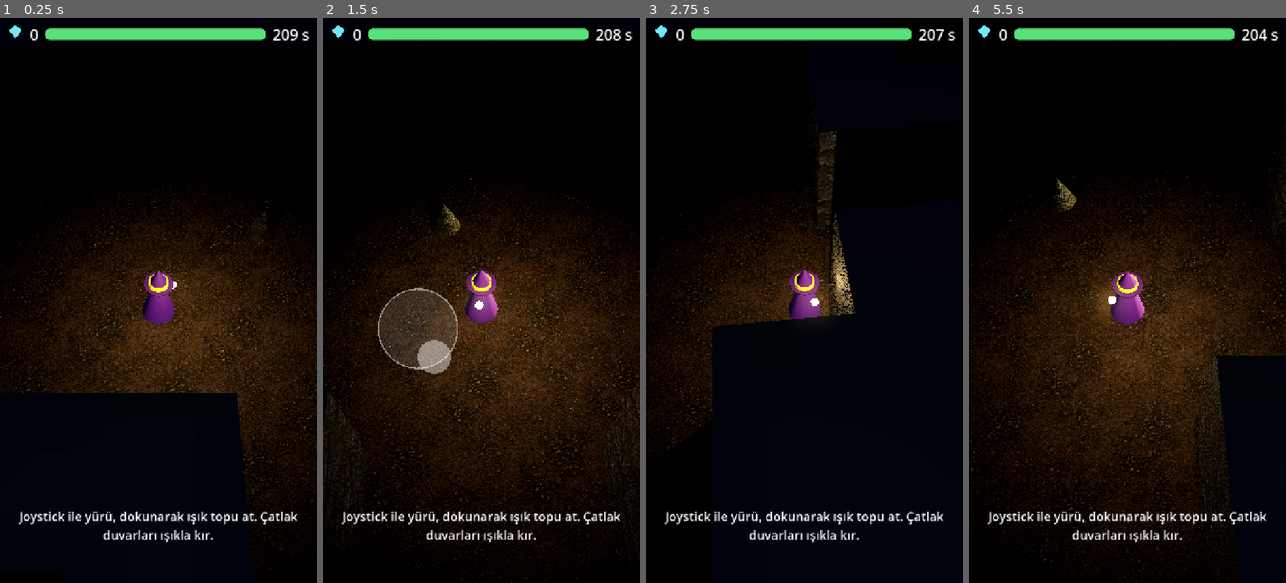
Above: before the commit, frames 1-4 (left to right).
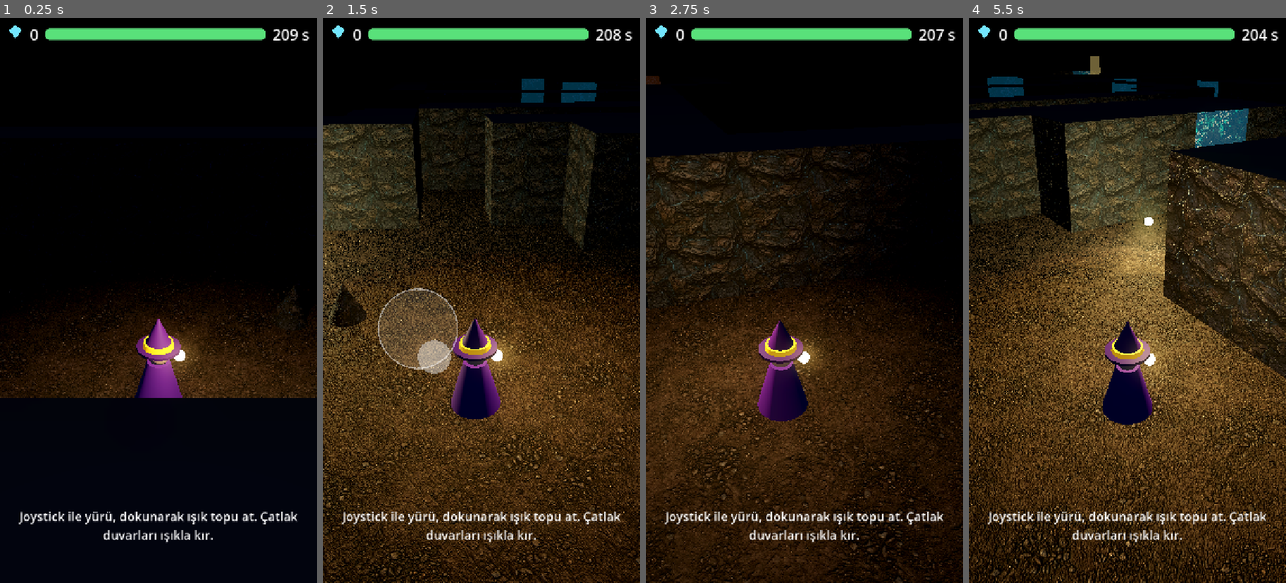
Above: after the commit, the same moments.

Repository: Arda-Avci/cadi-ciragi
Game: Godot game, scene res://main.tscn
Two runs of this game, one before a commit and one after it. Both use one fixed random seed, a clock stepped at 60 frames per second and the inputs below.
Inputs (mouse positions are in pixels of both pictures, inside the frame that each line leads up to):
- Up to frame 1 (0.25 s): no input
- Up to frame 2 (1.5 s): tap Enter at 0.5 s; move the mouse to (551, 272) at 0.52 s; hold D 0.53-1.25 s; click (551, 272) at 0.67 s; drag from (418, 328) to (465, 413) at 1.27 s
- Up to frame 3 (2.75 s): move the mouse to (836, 176) at 2.02 s; hold D from 2.03 s (still down)
- Up to frame 4 (5.5 s): release D at 2.75 s; drag from (1111, 413) to (1032, 215) at 2.77 s; move the mouse to (1222, 385) at 3.52 s; hold A 3.53-4.25 s; drag from (1032, 215) to (1079, 159) at 4.27 s; move the mouse to (1143, 300) at 5.02 s; hold S from 5.03 s (still down); click (1143, 300) at 5.17 s

The runs differ from the first frame. In frame 1, 16% of the frame differs, in the area x 0-100%, y 19-99%; in frame 2, 50%; in frame 3, 47%; in frame 4, 62%, in the area x 0-100%, y 4-100%.

Commit message:
feat: maden arkadan takip kamerası, parçalı mesh (yanıp sönme düzeltmesi), Godot logosu yok; düşman/boss can yenilemesi azaltıldı

Diff:
--- a/godot_mine/main.gd
+++ b/godot_mine/main.gd
@@ -39,6 +39,8 @@
 var cast_cd := 0.0
 var shake := 0.0
 var quota := QUOTA
+var yaw := 0.0                         # kahraman/kamera yönü (0 = -Z)
+var auto_dir := Vector3.ZERO
 var exit_label: Label3D
 var need_cd := 0.0
 var riding = null                      # binilen maden arabası
@@ -108,7 +110,7 @@
 	_make_player()
 	if debug_room >= 0:
 		player.position = _cell_pos(_center(rooms[mini(debug_room, rooms.size() - 1)]))
-		cam.global_position = player.position + Vector3(0, 13.0, 8.5)
+		cam.global_position = player.position + Vector3(0, 6.0, 6.8)
 	_make_light_pool()
 	_place_content()
 	_make_hud()
@@ -268,14 +270,7 @@
 			st.add_vertex(tri[k])
 
 func _build_level() -> void:
-	var st_floor := SurfaceTool.new()
-	st_floor.begin(Mesh.PRIMITIVE_TRIANGLES)
-	var st_wall := SurfaceTool.new()
-	st_wall.begin(Mesh.PRIMITIVE_TRIANGLES)
-	var st_ore := SurfaceTool.new()
-	st_ore.begin(Mesh.PRIMITIVE_TRIANGLES)
-	var st_top := SurfaceTool.new()
-	st_top.begin(Mesh.PRIMITIVE_TRIANGLES)
+	sts.clear()
 	var body := StaticBody3D.new()
 	add_child(body)
 	var u := S / 4.0
@@ -286,7 +281,7 @@
 			var x1 := x0 + S
 			var z1 := z0 + S
 			if _is_floor(x, z):
-				_face(st_floor, Vector3(x0, 0, z1), Vector3(x1, 0, z1), Vector3(x1, 0, z0), Vector3(x0, 0, z0), Vector3.UP, Vector2(x * u, (z + 1) * u), Vector2((x + 1) * u, (z + 1) * u), Vector2((x + 1) * u, z * u), Vector2(x * u, z * u))
+				_face(_st("floor", x, z), Vector3(x0, 0, z1), Vector3(x1, 0, z1), Vector3(x1, 0, z0), Vector3(x0, 0, z0), Vector3.UP, Vector2(x * u, (z + 1) * u), Vector2((x + 1) * u, (z + 1) * u), Vector2((x + 1) * u, z * u), Vector2(x * u, z * u))
 				continue
 			var near_floor := false
 			# kuzey (z-) komşu zemin ise kuzey yüz: normal -z... yüz, zemine bakar
@@ -294,7 +289,7 @@
 			for d in dirs:
 				if _is_floor(x + d.x, z + d.y):
 					near_floor = true
-					var st: SurfaceTool = st_ore if rng.randf() < 0.07 else st_wall
+					var st: SurfaceTool = _st("ore" if rng.randf() < 0.07 else "wall", x, z)
 					var vu0 := (x + z) * u
 					if d == Vector2i(0, -1):   # zemin kuzeyde: duvarın kuzey yüzü
 						_face(st, Vector3(x1, 0, z0), Vector3(x0, 0, z0), Vector3(x0, WALL_H, z0), Vector3(x1, WALL_H, z0), Vector3(0, 0, -1), Vector2(vu0 + u, 1), Vector2(vu0, 1), Vector2(vu0, 0), Vector2(vu0 + u, 0))
@@ -305,7 +300,7 @@
 					else:                      # doğu yüz
 						_face(st, Vector3(x1, 0, z1), Vector3(x1, 0, z0), Vector3(x1, WALL_H, z0), Vector3(x1, WALL_H, z1), Vector3(1, 0, 0), Vector2(vu0, 1), Vector2(vu0 + u, 1), Vector2(vu0 + u, 0), Vector2(vu0, 0))
 			if near_floor:
-				_face(st_top, Vector3(x0, WALL_H, z1), Vector3(x1, WALL_H, z1), Vector3(x1, WALL_H, z0), Vector3(x0, WALL_H, z0), Vector3.UP, Vector2(0, 1), Vector2(1, 1), Vector2(1, 0), Vector2(0, 0))
+				_face(_st("top", x, z), Vector3(x0, WALL_H, z1), Vector3(x1, WALL_H, z1), Vector3(x1, WALL_H, z0), Vector3(x0, WALL_H, z0), Vector3.UP, Vector2(0, 1), Vector2(1, 1), Vector2(1, 0), Vector2(0, 0))
 				var cs := CollisionShape3D.new()
 				var bs := BoxShape3D.new()
 				bs.size = Vector3(S, WALL_H, S)
@@ -319,12 +314,25 @@
 	fcs.shape = fshape
 	fcs.position = Vector3(GW * S * 0.5, -0.2, GH * S * 0.5)
 	body.add_child(fcs)
-	_add_surface(st_floor, "floor")
-	_add_surface(st_wall, "wall")
-	_add_surface(st_ore, "ore")
-	_add_surface(st_top, "top")
+	_flush_surfaces()
 	_make_secrets()
 	_make_exit()
+
+const CHUNK := 4
+var sts := {}
+
+func _st(mat_name: String, x: int, z: int) -> SurfaceTool:
+	var key := "%s|%d|%d" % [mat_name, x / CHUNK, z / CHUNK]
+	if not sts.has(key):
+		var st := SurfaceTool.new()
+		st.begin(Mesh.PRIMITIVE_TRIANGLES)
+		sts[key] = st
+	return sts[key]
+
+func _flush_surfaces() -> void:
+	for key in sts.keys():
+		_add_surface(sts[key], String(key).split("|")[0])
+	sts.clear()
 
 func _add_surface(st: SurfaceTool, mat_name: String) -> void:
 	st.generate_tangents()
@@ -515,6 +523,8 @@
 	lantern.light_energy = 2.0
 	lantern.omni_range = 8.5
 	lantern.shadow_enabled = true
+	lantern.shadow_bias = 0.06
+	lantern.shadow_normal_bias = 1.2
 	lantern.position = Vector3(0.6, 2.6, 0.9)
 	player.add_child(lantern)
 	for mi in model.get_children():
@@ -522,14 +532,14 @@
 			mi.cast_shadow = GeometryInstance3D.SHADOW_CASTING_SETTING_OFF
 	add_child(player)
 	cam = Camera3D.new()
-	cam.fov = 58.0
+	cam.fov = 66.0
 	cam.far = 90.0
 	add_child(cam)
-	cam.global_position = player.global_position + Vector3(0, 13.0, 8.5)
-	cam.look_at(player.global_position, Vector3.UP)
+	cam.global_position = player.global_position + Vector3(0, 6.0, 6.8)
+	cam.look_at(player.global_position + Vector3(0, 0.5, -3.0), Vector3.UP)
 
 func _make_light_pool() -> void:
-	for i in range(5):
+	for i in range(3):
 		var l := OmniLight3D.new()
 		l.light_color = Color(1.0, 0.92, 0.65)
 		l.light_energy = 0.0
@@ -625,11 +635,6 @@
 	nk.material_override = mats["metal"]
 	nk.position = Vector3(0, 0.28, 0)
 	n.add_child(nk)
-	var l := OmniLight3D.new()
-	l.light_color = Color(1, 0.4, 0.9)
-	l.light_energy = 0.6
-	l.omni_range = 3.5
-	n.add_child(l)
 	add_child(n)
 	pickups.append({"node": n, "kind": "potion", "taken": false, "ph": rng.randf() * 6.0})
 
@@ -663,12 +668,6 @@
 		band.material_override = mats["metal"]
 		band.position = Vector3(sx, 0.34, 0)
 		n.add_child(band)
-	var gl := OmniLight3D.new()
-	gl.light_color = Color(1, 0.8, 0.4)
-	gl.light_energy = 0.35
-	gl.omni_range = 3.0
-	gl.position = Vector3(0, 0.8, 0)
-	n.add_child(gl)
 	add_child(n)
 	pickups.append({"node": n, "kind": "chest", "taken": false, "ph": 0.0})
 
@@ -903,10 +902,11 @@
 func _ground_point(screen: Vector2) -> Vector3:
 	var o := cam.project_ray_origin(screen)
 	var d := cam.project_ray_normal(screen)
-	if absf(d.y) < 0.001:
-		return player.global_position + Vector3(0, 0, -5)
+	var fwd := Vector3(-sin(yaw), 0, -cos(yaw))
+	if d.y > -0.02:
+		return player.global_position + fwd * 12.0
 	var t_hit := -o.y / d.y
-	return o + d * t_hit
+	return o + d * minf(t_hit, 40.0)
 
 func cast_toward_screen(screen: Vector2) -> void:
 	if finished or cast_cd > 0.0:
@@ -970,8 +970,7 @@
 	if d.length() < 0.9:
 		auto_path.pop_front()
 		return
-	var v := d.normalized()
-	stick_vec = Vector2(v.x, v.z)
+	auto_dir = d.normalized()
 	# yakındaki yaratığa ışık topu
 	var best = null
 	var bd := 9.0
@@ -999,22 +998,27 @@
 	flash_rect.color.a = maxf(0.0, flash_rect.color.a - dt * 1.6)
 	# oyuncu hareketi
 	if riding == null:
-		var mv := _move_vec()
+		var inp := _move_vec()          # x: dön (sağ +), z: geri (+) / ileri (-)
 		var spd := 6.2
-		player.velocity = Vector3(mv.x * spd, 0, mv.z * spd)
+		if debug_auto and auto_dir.length() > 0.01:
+			var want := atan2(-auto_dir.x, -auto_dir.z)
+			yaw = lerp_angle(yaw, want, minf(1.0, dt * 8.0))
+			inp = Vector3(0, 0, -1.0 if absf(angle_difference(yaw, want)) < 0.6 else 0.0)
+		else:
+			yaw -= inp.x * 2.3 * dt
+		var fwd := Vector3(-sin(yaw), 0, -cos(yaw))
+		var along := -inp.z
+		player.velocity = fwd * along * (spd if along > 0.0 else spd * 0.6)
 		player.move_and_slide()
 		player.global_position.y = 0.0
-		if mv.length() > 0.1:
-			var m: Node3D = player.get_node("Model")
-			m.rotation.y = lerp_angle(m.rotation.y, atan2(mv.x, mv.z) + PI, minf(1.0, dt * 12.0))
-			m.position.y = absf(sin(elapsed * 12.0)) * 0.05
+		var m: Node3D = player.get_node("Model")
+		m.rotation.y = lerp_angle(m.rotation.y, yaw, minf(1.0, dt * 14.0))
+		m.position.y = absf(sin(elapsed * 12.0)) * 0.05 if absf(along) > 0.1 else 0.0
 		_check_cart()
 	else:
 		_update_ride(dt)
 	# kamera
-	var target := player.global_position + Vector3(0, 13.0, 8.5)
-	cam.global_position = cam.global_position.lerp(target, minf(1.0, dt * 6.0)) + Vector3(randf_range(-1, 1), 0, randf_range(-1, 1)) * shake * 0.12
-	cam.look_at(player.global_position + Vector3(0, 0.5, 0), Vector3.UP)
+	_update_camera(dt)
 	_update_orbs(dt)
 	_update_lights(dt)
 	_update_pickups(dt)
@@ -1024,6 +1028,20 @@
 		finish("dead")
 	elif elapsed >= MAX_TIME:
 		finish("dark")
+
+func _update_camera(dt: float) -> void:
+	# arkadan ve hafif yukarıdan takip kamerası: duvara girmesin diye oyuncudan kameraya ışın atılır
+	var head := player.global_position + Vector3(0, 1.6, 0)
+	var back := Vector3(sin(yaw), 0, cos(yaw))
+	var desired := head + back * 6.8 + Vector3(0, 4.4, 0)
+	var q := PhysicsRayQueryParameters3D.create(head, desired)
+	q.collision_mask = 1
+	var r := get_world_3d().direct_space_state.intersect_ray(q)
+	if not r.is_empty():
+		desired = r["position"] + (head - r["position"]).normalized() * 0.5
+	cam.global_position = cam.global_position.lerp(desired, minf(1.0, dt * 9.0)) + Vector3(randf_range(-1, 1), 0, randf_range(-1, 1)) * shake * 0.08
+	var ahead := head + Vector3(-sin(yaw), 0, -cos(yaw)) * 3.0 - Vector3(0, 0.9, 0)
+	cam.look_at(ahead, Vector3.UP)
 
 func _update_orbs(dt: float) -> void:
 	var space := get_world_3d().direct_space_state
--- a/godot_mine/project.godot
+++ b/godot_mine/project.godot
@@ -7,6 +7,8 @@
 run/main_scene="res://main.tscn"
 config/features=PackedStringArray("4.7", "GL Compatibility")
 config/icon="res://icon.svg"
+boot_splash/show_image=false
+boot_splash/bg_color=Color(0, 0, 0, 1)
 
 [display]
 
Not shown, changed: dist/game.js
Not shown, changed: dist/version.js
Not shown, changed: mine/index.html
Not shown, changed: mine/index.pck
Not shown, removed: mine/index.png
Not shown, changed: src/game.ts
Not shown, changed: src/version.ts
Not shown, changed: sw.js
